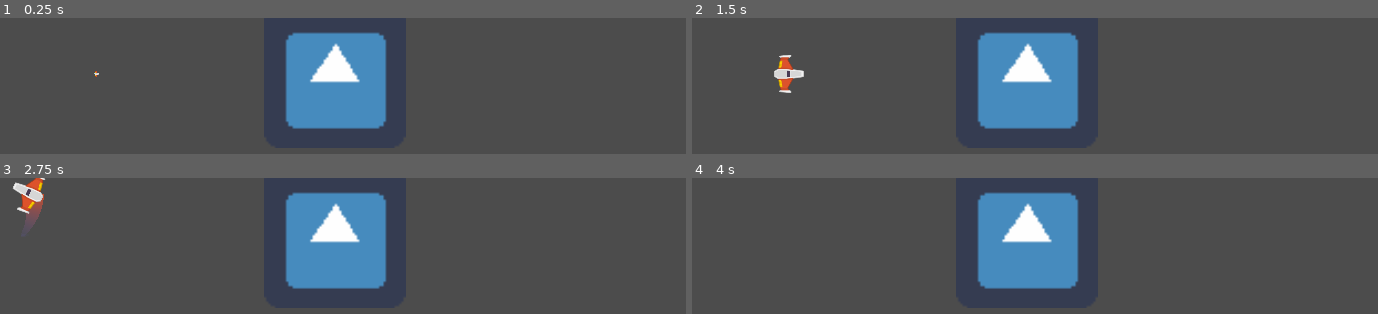
Above: before the commit, frames 1-4 (two rows, left to right).
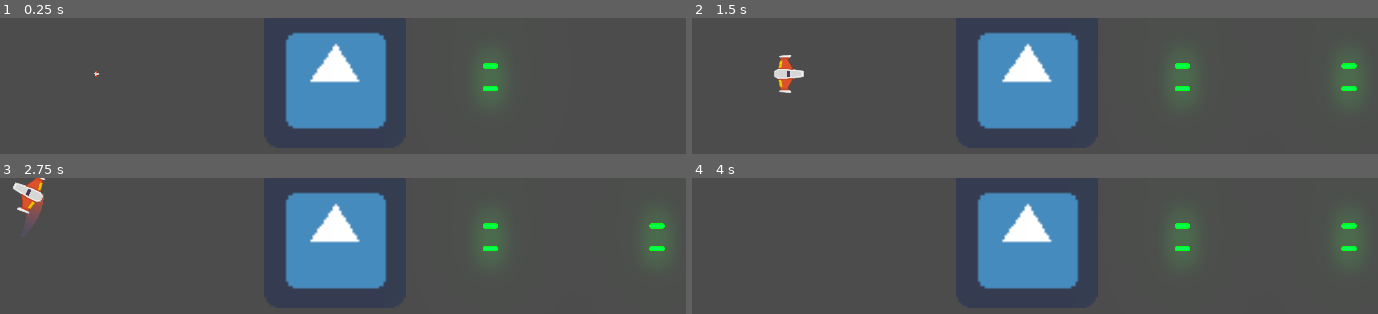
Above: after the commit, the same moments.

Repository: AgustinCampanella/PixelLab-Etapa3
Game: Godot game, scene res://Juego/Niveles/NivelTest.tscn
Two runs of this game, one before a commit and one after it. Both use one fixed random seed, a clock stepped at 60 frames per second and the inputs below. The engine's default icon, where the game draws it, is replaced by a stand-in: a white triangle on a blue panel in a dark square.
Inputs:
- Up to frame 1 (0.25 s): no input
- Up to frame 2 (1.5 s): hold W (mover_adelante) 0.53-1.28 s; hold K (disparo_principal) 0.53-1.28 s; hold S (mover_atras) from 1.28 s (still down); tap L (disparo_secundario) at 1.35 s
- Up to frame 3 (2.75 s): release S (mover_atras) at 2.03 s; hold W (mover_adelante) from 2.03 s (still down); hold A (rotar_antihorario) from 2.03 s (still down)
- Up to frame 4 (4 s): release A (rotar_antihorario) at 2.78 s; tap D (rotar_horario) at 2.85 s; tap Enter at 3.5 s; release W (mover_adelante) at 3.53 s; hold S (mover_atras) from 3.53 s (still down); hold K (disparo_principal) from 3.53 s (still down)

The runs differ from the first frame. In frame 1, 0.7% of the frame differs, in the area x 69-74%, y 32-59%; in frame 2, 1.3%, in the area x 69-98%, y 32-59%; in frame 3, 1.3%; in frame 4, 1.3%.

Commit message:
Se agrega danio al enemigo y al player + sonido impacto

Diff:
--- /dev/null
+++ b/Juego/Naves/Enemigos/Area2D.gd
@@ -0,0 +1,4 @@
+extends Area2D
+
+func recibir_danio(danio:float):
+	owner.recibir_danio(danio)
--- a/Juego/Naves/Enemigos/EnemigoDummy.gd
+++ b/Juego/Naves/Enemigos/EnemigoDummy.gd
@@ -1,7 +1,18 @@
 extends Node2D
 
+export var hitpoints:float = 10.0
+
+
+func _process(delta: float) -> void:
+	$Canion.set_esta_disparando(true)
 
 
 func _on_Area2D_body_entered(body: Node) -> void:
 	if body is Player:
 		body.destruir()
+
+
+func recibir_danio(danio:float) -> void:
+	hitpoints -= danio
+	if hitpoints <= 0.0:
+		queue_free()
--- a/Juego/Naves/Enemigos/EnemigoDummy.tscn
+++ b/Juego/Naves/Enemigos/EnemigoDummy.tscn
@@ -1,7 +1,10 @@
-[gd_scene load_steps=4 format=2]
+[gd_scene load_steps=7 format=2]
 
 [ext_resource path="res://icon.png" type="Texture" id=1]
 [ext_resource path="res://Juego/Naves/Enemigos/EnemigoDummy.gd" type="Script" id=2]
+[ext_resource path="res://Juego/Naves/Enemigos/Area2D.gd" type="Script" id=3]
+[ext_resource path="res://Juego/Proyectiles/Canion.tscn" type="PackedScene" id=4]
+[ext_resource path="res://Juego/Proyectiles/ProyectilEnemigo.tscn" type="PackedScene" id=5]
 
 [sub_resource type="RectangleShape2D" id=1]
 extents = Vector2( 30, 30.375 )
@@ -16,7 +19,19 @@
 z_index = 49
 collision_layer = 2
 collision_mask = 9
+script = ExtResource( 3 )
 
 [node name="CollisionShape2D" type="CollisionShape2D" parent="Area2D"]
 shape = SubResource( 1 )
+
+[node name="Canion" parent="." instance=ExtResource( 4 )]
+proyectil = ExtResource( 5 )
+
+[node name="PuntoIzquierdo" parent="Canion" index="0"]
+position = Vector2( 0, -5.12652 )
+
+[node name="PuntoDerecho" parent="Canion" index="1"]
+position = Vector2( 0, 5.12652 )
 [connection signal="body_entered" from="Area2D" to="." method="_on_Area2D_body_entered"]
+
+[editable path="Canion"]
--- a/Juego/Naves/Player/Player.gd
+++ b/Juego/Naves/Player/Player.gd
@@ -8,6 +8,7 @@
 export var potencia_motor:int = 20
 export var potencia_rotacion:int = 280
 export var estela_maxima:int = 150
+export var hitpoints:float = 15.0
 
 ## Atributos
 var empuje:Vector2 = Vector2.ZERO
@@ -20,6 +21,7 @@
 onready var estela:Estela = $EstelaPuntoInicio/Estela
 onready var motorsfx:Motor = $MotorSFX
 onready var colisionador:CollisionShape2D = $CollisionShape2D
+onready var impacto_sfx:AudioStreamPlayer = $ImpactoSFX
 
 ## Metodos
 func _ready() -> void:
@@ -113,6 +115,13 @@
 	controlador_estados(ESTADO.MUERTO)
 
 
+func recibir_danio(danio:float) -> void:
+	hitpoints -= danio
+	if hitpoints <= 0.0:
+		destruir()
+	impacto_sfx.play()
+
+
 ##Señales internas
 func _on_AnimationPlayer_animation_finished(anim_name: String) -> void:
 	if anim_name == "spawn":
--- a/Juego/Naves/Player/Player.tscn
+++ b/Juego/Naves/Player/Player.tscn
@@ -8,6 +8,7 @@
 [ext_resource path="res://Juego/Proyectiles/ProyectilPlayer.tscn" type="PackedScene" id=6]
 [ext_resource path="res://Juego/Naves/Player/Estela/Estela.tscn" type="PackedScene" id=7]
 [ext_resource path="res://Juego/Naves/Player/Motor/MotorSFX.tscn" type="PackedScene" id=8]
+[ext_resource path="res://Juego/Naves/Player/impacto.ogg" type="AudioStream" id=9]
 
 [sub_resource type="CircleShape2D" id=1]
 radius = 36.0867
@@ -82,12 +83,15 @@
 max_points = 150
 target_path = NodePath("..")
 
-[node name="MotorSFX" parent="." instance=ExtResource( 8 )]
-
 [node name="AnimationPlayer" type="AnimationPlayer" parent="."]
 autoplay = "spawn"
 anims/default = SubResource( 2 )
 anims/spawn = SubResource( 3 )
+
+[node name="MotorSFX" parent="." instance=ExtResource( 8 )]
+
+[node name="ImpactoSFX" type="AudioStreamPlayer" parent="."]
+stream = ExtResource( 9 )
 [connection signal="animation_finished" from="AnimationPlayer" to="." method="_on_AnimationPlayer_animation_finished"]
 
 [editable path="Canion"]
--- a/Juego/Proyectiles/Laser/LaserBeam2D.gd
+++ b/Juego/Proyectiles/Laser/LaserBeam2D.gd
@@ -15,6 +15,7 @@
 # It plays appearing and disappearing animations when it's not animating.
 # See `appear()` and `disappear()` for more information.
 var is_casting := false setget set_is_casting
+var radio_danio:float = 4.0
 
 onready var fill := $FillLine2D
 onready var tween := $Tween
@@ -33,7 +34,7 @@
 
 func _physics_process(delta: float) -> void:
 	cast_to = (cast_to + Vector2.RIGHT * cast_speed * delta).clamped(max_length)
-	cast_beam()
+	cast_beam(delta)
 
 
 func set_is_casting(cast: bool) -> void:
@@ -59,7 +60,7 @@
 
 # Controls the emission of particles and extends the Line2D to `cast_to` or the ray's
 # collision point, whichever is closest.
-func cast_beam() -> void:
+func cast_beam(delta: float) -> void:
 	var cast_point := cast_to
 
 	force_raycast_update()
@@ -69,6 +70,8 @@
 		cast_point = to_local(get_collision_point())
 		collision_particles.global_rotation = get_collision_normal().angle()
 		collision_particles.position = cast_point
+		if get_collider().has_method("recibir_danio"):
+			get_collider().recibir_danio(radio_danio * delta)
 
 	fill.points[1] = cast_point
 	beam_particles.position = cast_point * 0.5
--- a/Juego/Proyectiles/Laser/LaserBeam2D.tscn
+++ b/Juego/Proyectiles/Laser/LaserBeam2D.tscn
@@ -65,6 +65,7 @@
 enabled = true
 cast_to = Vector2( 0, 0 )
 collision_mask = 6
+collide_with_areas = true
 script = ExtResource( 1 )
 
 [node name="FillLine2D" type="Line2D" parent="."]
--- a/Juego/Proyectiles/Proyectil.gd
+++ b/Juego/Proyectiles/Proyectil.gd
@@ -3,7 +3,7 @@
 
 ## Atributos
 var velocidad:Vector2 = Vector2.ZERO
-var danio:float
+var danio:float = 1.0
 
 ## Metodos
 func _physics_process(delta: float) -> void:
@@ -15,5 +15,20 @@
 	velocidad = Vector2(vel, 0).rotated(dir)
 
 
+func daniar(otro_cuerpo:CollisionObject2D) -> void:
+	if otro_cuerpo.has_method("recibir_danio"):
+		otro_cuerpo.recibir_danio(danio)
+
+	queue_free()
+
+## Señales internas
 func _on_VisibilityNotifier2D_screen_exited() -> void:
 	queue_free()
+
+
+func _on_area_entered(area: Area2D) -> void:
+	daniar(area)
+
+
+func _on_body_entered(body: Node) -> void:
+	daniar(body)
--- a/Juego/Proyectiles/Proyectil.tscn
+++ b/Juego/Proyectiles/Proyectil.tscn
@@ -18,4 +18,6 @@
 [node name="VisibilityNotifier2D" type="VisibilityNotifier2D" parent="."]
 position = Vector2( -0.176776, 0.127734 )
 scale = Vector2( 1.97227, 0.395025 )
+[connection signal="area_entered" from="." to="." method="_on_area_entered"]
+[connection signal="body_entered" from="." to="." method="_on_body_entered"]
 [connection signal="screen_exited" from="VisibilityNotifier2D" to="." method="_on_VisibilityNotifier2D_screen_exited"]
Not shown: 1 places in Juego/Naves/Player/Player.tscn that only renumber resources
Not shown, added: Juego/Naves/Player/impacto.ogg.import
Not shown, added: Juego/Naves/Player/impacto.ogg
